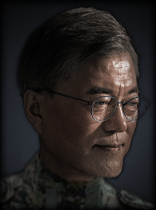
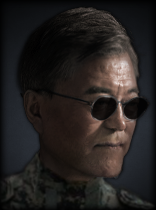
Two versions of the same layered image (156x210). Layer-by-layer changes:
added layer "레이어 171" (85%) in group "그룹 1" over [90, 96, 149, 122]
painted on "레이어 165" over [30, 22, 149, 181]
